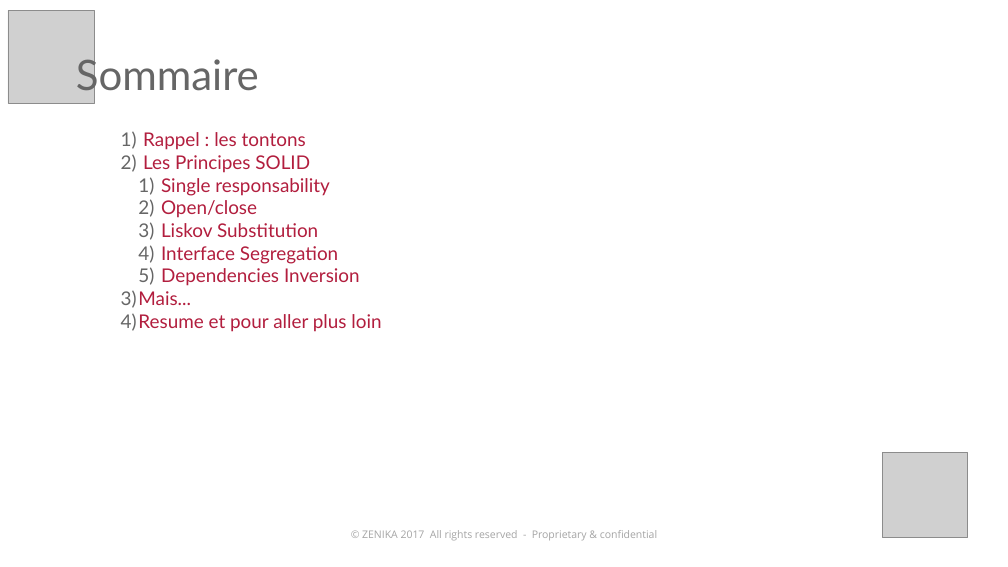
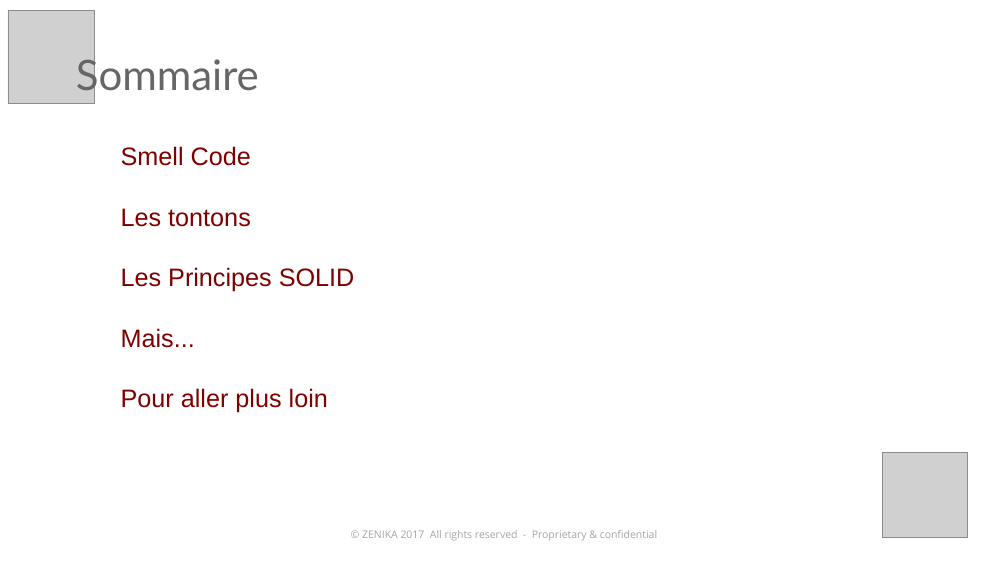
Before and after one commit to kronann/solid-dinosaur, a slide deck: slide 2 of solid-workshop.pptx. Drawn at 1008x567 pixels with LibreOffice and Linux fonts; fonts in the diff are those of the drawing; grey boxes stand for pictures. Boxes give left, top, right and bottom in pixels: in the first picture for what was removed or moved away, otherwise in the second. Text is boxed around its words. In the diff, an @@ line names an element or a change of style, - is before the commit and + after.

```diff
--- a/solid-workshop.pptx
+++ b/solid-workshop.pptx
@@ text "Smell Code": place and size @@
-text "Smell Code" at [121,132,381,332]
+text "Smell Code" at [121,146,355,413]
@@ text at [121,146,251,227]: text changed; size 18 to 24 pt; font Lato to Arial; text colour #B21E3E to #800000 @@
-1) Rappel : les tontons
+Smell Code
+Les tontons
@@ text at [161,178,360,286]: paragraphs removed @@
-  1) Single responsability
-  2) Open/close
-  3) Liskov Substitution
-  4) Interface Segregation
-  5) Dependencies Inversion
@@ text at [121,267,355,348]: size 18 to 24 pt, font Lato to Arial, text colour #B21E3E to #800000 in "Les Principes SOLID", "Mais..."; bullet 1) to none @@
@@ text at [121,388,328,413]: text changed; size 18 to 24 pt; font Lato to Arial; text colour #B21E3E to #800000 @@
-4) Resume et pour aller plus loin
+Pour aller plus loin
```
Also in this commit, not shown: 10 other slides changed, 5 slides added, 3 slides removed.
